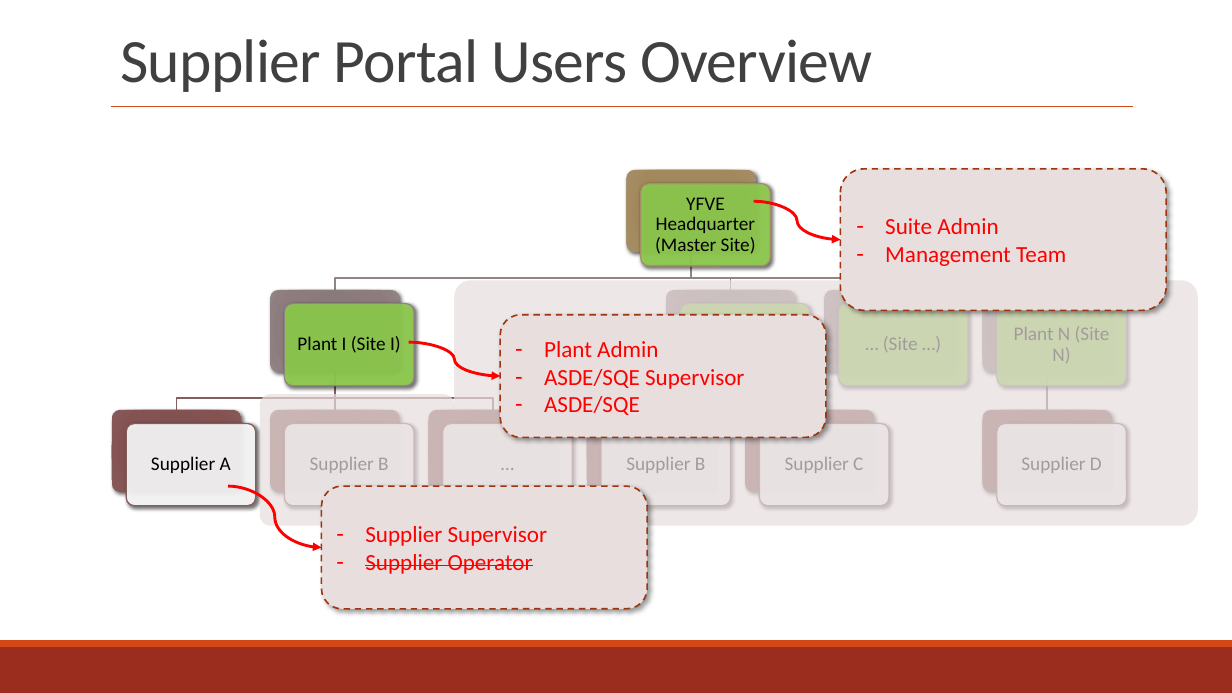
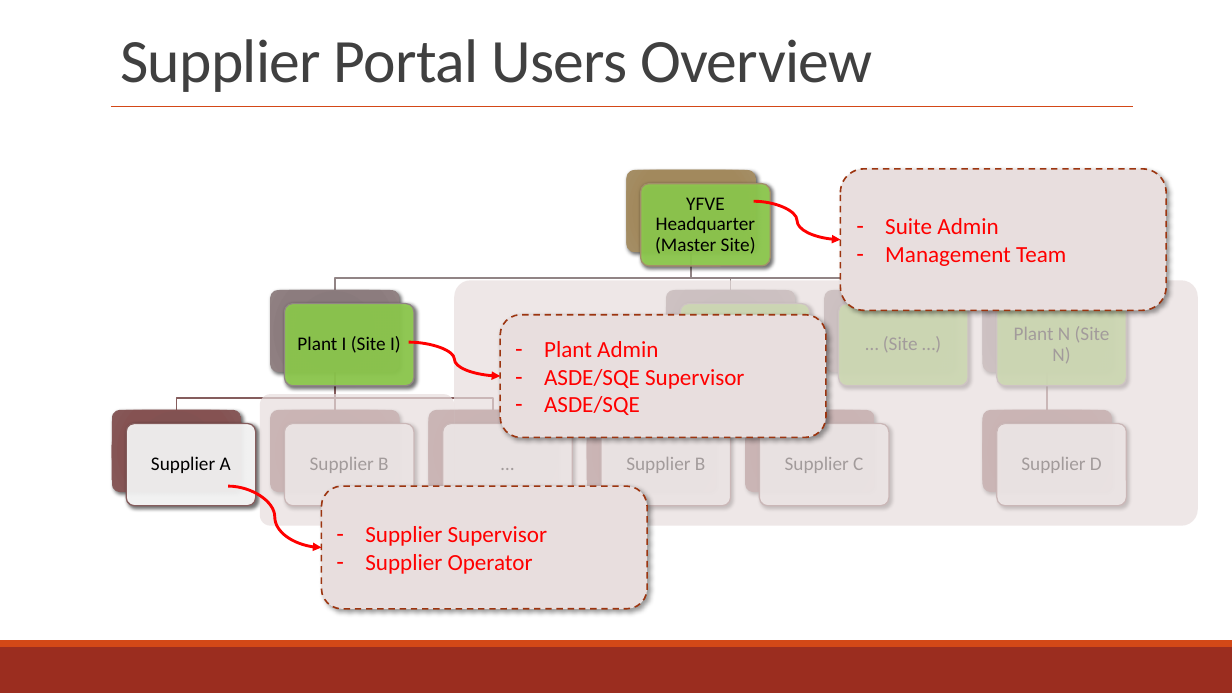
Before and after one commit to zyw9963/YFVE-supplier-portal, a slide deck: slide 7 of projects/YanFeng/02 System Design/Supplier Portal High-Level Design.pptx. Drawn at 1232x693 pixels with LibreOffice and Linux fonts; fonts in the diff are those of the drawing. Boxes give left, top, right and bottom in pixels: in the first picture for what was removed or moved away, otherwise in the second. Text is boxed around its words. In the diff, an @@ line names an element or a change of style, - is before the commit and + after.

```diff
--- a/projects/YanFeng/02 System Design/Supplier Portal High-Level Design.pptx
+++ b/projects/YanFeng/02 System Design/Supplier Portal High-Level Design.pptx
@@ text in rounded rectangle at (x1=365, y1=554, x2=533, y2=574): strikethrough off in "Supplier Operator" @@
```
Also in this commit, not shown: 3 other files.
